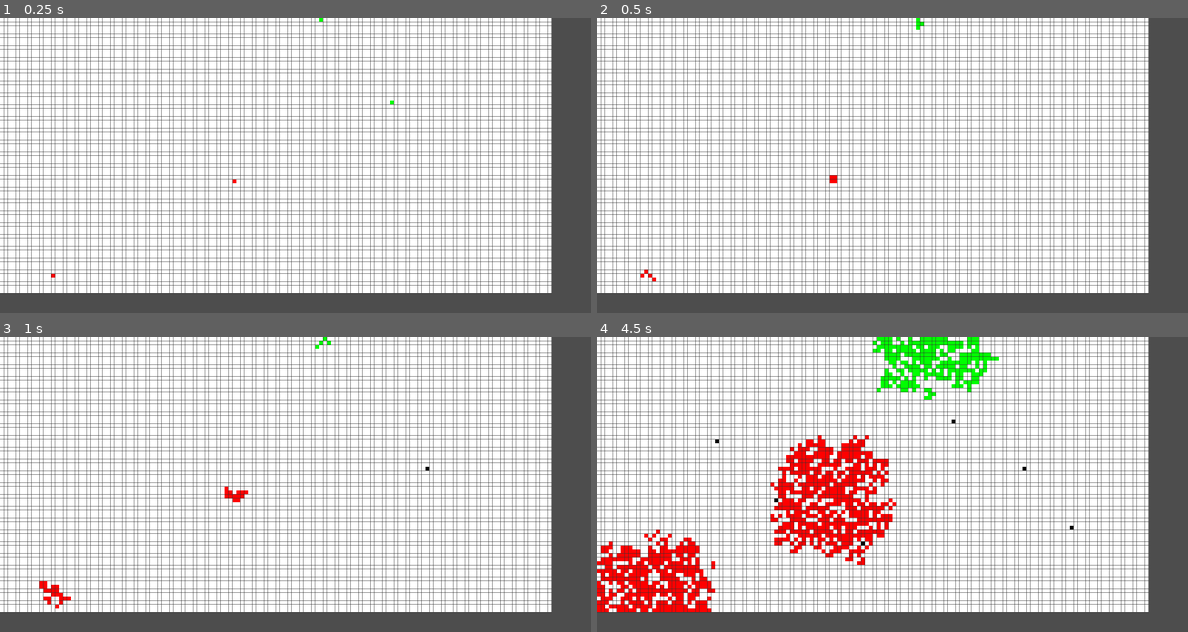
Above: before the commit, frames 1-4 (two rows, left to right).
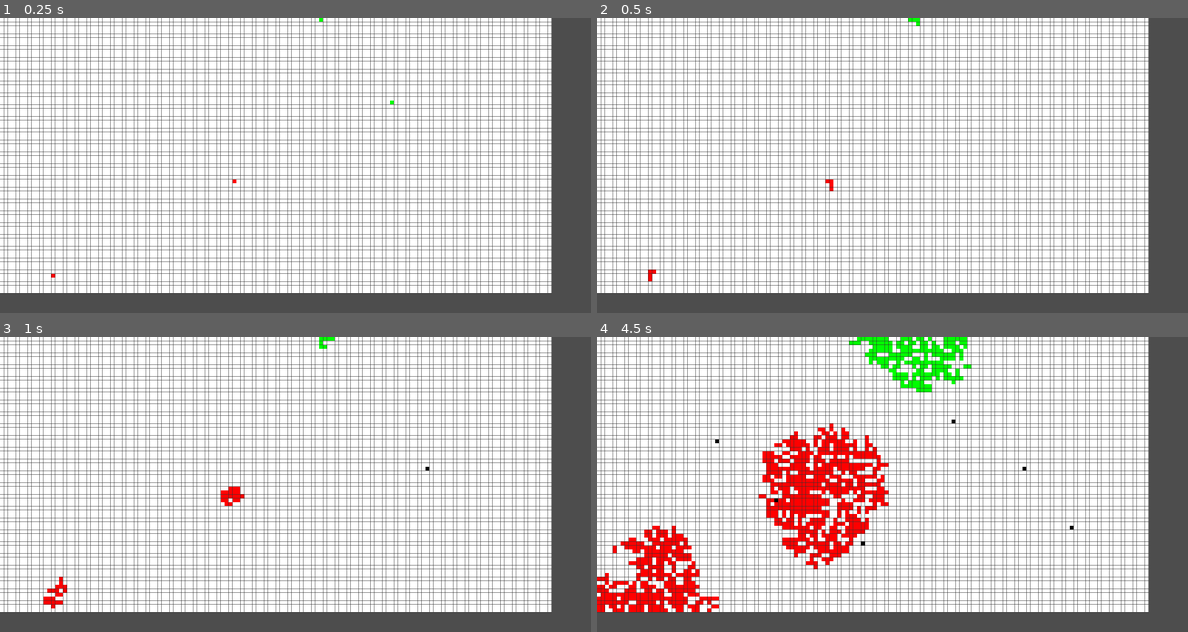
Above: after the commit, the same moments.

Repository: SilviuIordache/bacteria-sm
Game: Godot game, scene res://main.tscn
The game is run twice, just before and just after one commit, with the same random seed, the same clock (stepped at 60 frames per second) and the same inputs.
Inputs (mouse positions are in pixels of both pictures, inside the frame that each line leads up to):
- Up to frame 1 (0.25 s): no input
- Up to frame 2 (0.5 s): no input
- Up to frame 3 (1 s): move the mouse to (425, 469) at 0.52 s; click (425, 469) at 0.67 s
- Up to frame 4 (4.5 s): move the mouse to (774, 499) at 1.27 s; click (774, 499) at 1.42 s; move the mouse to (951, 419) at 2.02 s; click (951, 419) at 2.17 s; move the mouse to (862, 543) at 2.77 s; click (862, 543) at 2.92 s; move the mouse to (1069, 528) at 3.52 s; click (1069, 528) at 3.67 s; move the mouse to (715, 440) at 4.27 s; click (715, 440) at 4.42 s

Frame 1 is identical in both runs. In frame 2, 0.1% of the frame differs, in the area x 7-56%, y 0-90%; in frame 3, 0.4%; in frame 4, 8.6%, in the area x 0-68%, y 0-94%.

Commit message:
Implement fun user mechanic

Diff:
--- a/bacteria.gd
+++ b/bacteria.gd
@@ -4,7 +4,7 @@
 const GRID_HEIGHT =70
 const CELL_SIZE = 12
 const GAME_TICK_SPEED = 0.1
-const BACTERIA_CELL_DEATH_CHANCE = 0.2
+const BACTERIA_CELL_DEATH_CHANCE = 0.9
 
 var is_drawing_block := false  # Tracks whether mouse is held down
 
@@ -121,23 +121,20 @@
 					continue
 
 				var candidates = []
-
-				for dy in range(-1, 2):
-					for dx in range(-1, 2):
-						if dx == 0 and dy == 0:
-							continue
-
-						var nx = x + dx
-						var ny = y + dy
+				var directions = [Vector2i(0, -1), Vector2i(1, 0), Vector2i(0, 1), Vector2i(-1, 0)]  # Only cardinal directions
 
 
-						if nx >= 0 and nx < GRID_WIDTH and ny >= 0 and ny < GRID_HEIGHT:
-							var target = snapshot[ny][nx]
+				for dir in directions:
+					var nx = x + dir.x
+					var ny = y + dir.y
 
-							if current == CellType.BACTERIA_RED and target in [CellType.EMPTY, CellType.BACTERIA_GREEN]:
-								candidates.append(Vector2i(nx, ny))
-							elif current == CellType.BACTERIA_GREEN and target in [CellType.EMPTY, CellType.BACTERIA_RED]:
-								candidates.append(Vector2i(nx, ny))
+					if nx >= 0 and nx < GRID_WIDTH and ny >= 0 and ny < GRID_HEIGHT:
+						var target = snapshot[ny][nx]
+
+						if current == CellType.BACTERIA_RED and target in [CellType.EMPTY, CellType.BACTERIA_GREEN]:
+							candidates.append(Vector2i(nx, ny))
+						elif current == CellType.BACTERIA_GREEN and target in [CellType.EMPTY, CellType.BACTERIA_RED]:
+							candidates.append(Vector2i(nx, ny))
 
 				if candidates.size() > 0:
 					var chosen = candidates[randi() % candidates.size()]
